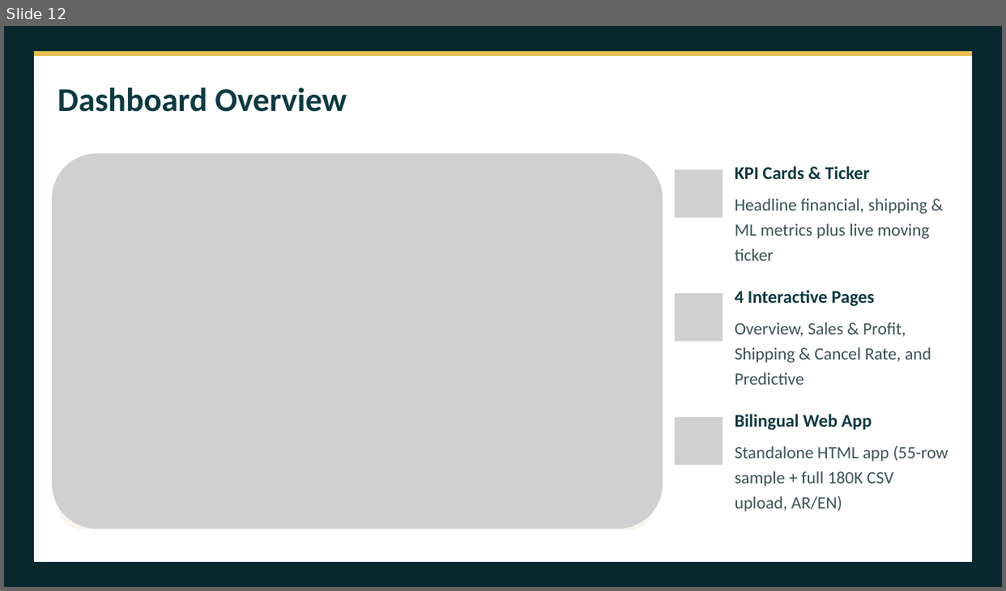
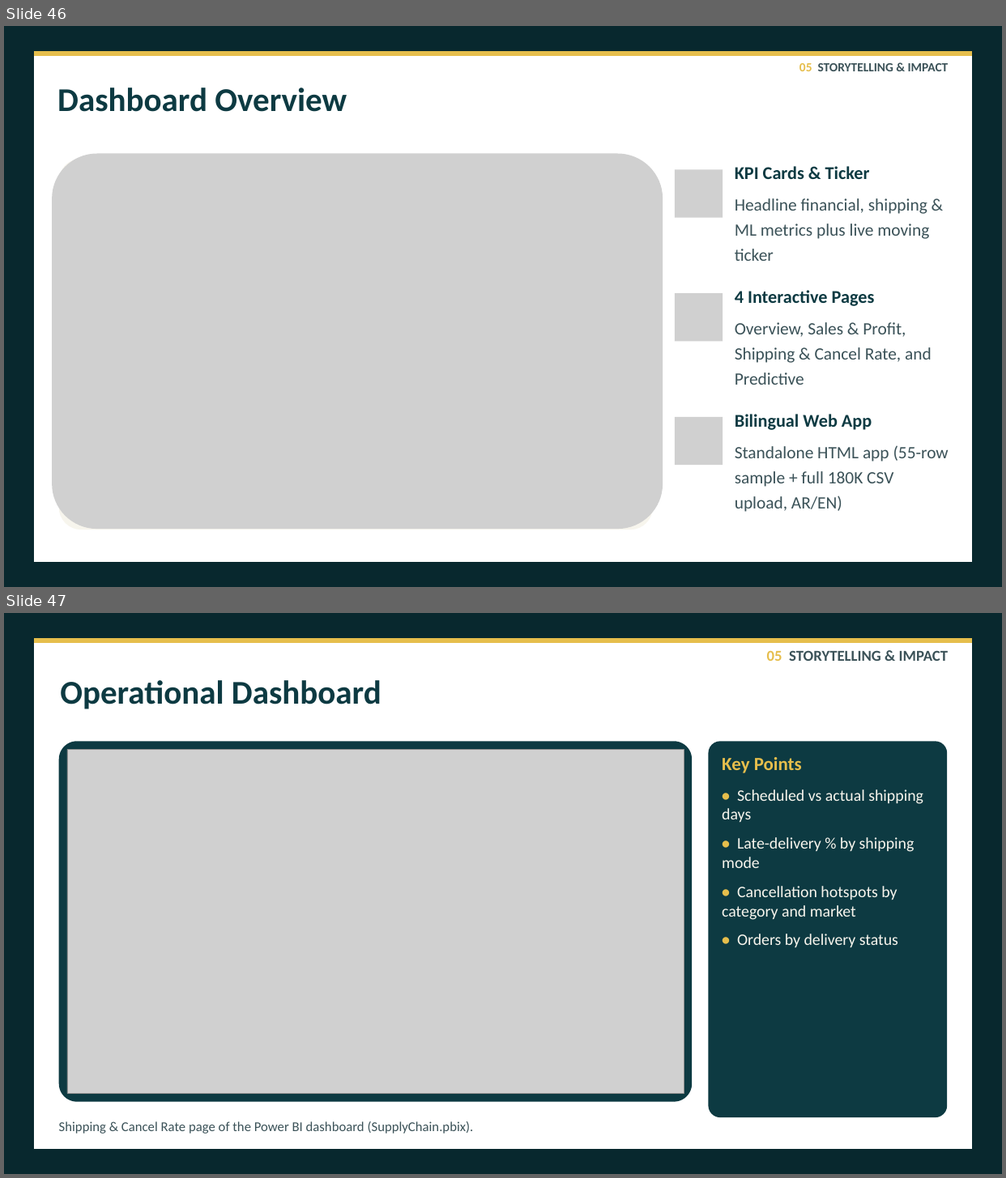
Before and after one commit to Team5-Depi/Supply-Chain-Dataset-Analysis-Final_Project, a slide deck: Presentation/Supply_Chain_Dataset_Analysis_Presentation.pptx. Shown one above the other, each under a label of ours: slide 12 before the commit, slides 46 and 47 after it. The pictures are 1006x591 and 1006x1178 pixels, drawn with LibreOffice and Linux fonts; fonts in the diff are those of the drawing; grey boxes stand for pictures. Boxes give left, top, right and bottom in pixels: in the first picture for what was removed or moved away, otherwise in the second. Text is boxed around its words. In the diff, an @@ line names an element or a change of style, - is before the commit and + after.

```diff
--- a/Presentation/Supply_Chain_Dataset_Analysis_Presentation.pptx
+++ b/Presentation/Supply_Chain_Dataset_Analysis_Presentation.pptx
@@ slide 47 added at <box>4,613,1002,1174</box>, background #08282E @@
@@ freeform shape added at <box>34,638,972,1149</box>, fill #FFFFFF @@
@@ freeform shape added at <box>34,638,972,643</box>, fill #E6BE4C @@
@@ text added at <box>767,650,948,661</box>, 22 pt, text #3B5258, bold @@
+05 STORYTELLING & IMPACT
@@ text added at <box>60,680,381,709</box>, 48 pt, text #0D3A42, bold @@
+Operational Dashboard
@@ rounded rectangle added at <box>59,741,692,1102</box>, fill #0D3A42 @@
@@ picture added at <box>67,749,684,1093</box> @@
@@ rounded rectangle added at <box>708,741,947,1118</box>, fill #0D3A42 @@
@@ text added at <box>722,757,802,773</box>, 26.8 pt, text #E6BE4C, bold @@
+Key Points
@@ text added at <box>722,790,923,948</box>, 23.2 pt, text #F7F5ED @@
+• Scheduled vs actual shipping days
+• Late-delivery % by shipping mode
+• Cancellation hotspots by category and market
+• Orders by delivery status
@@ text added at <box>59,1122,474,1134</box>, 19.5 pt, text #3B5258 @@
+Shipping & Cancel Rate page of the Power BI dashboard (SupplyChain.pbix).
@@ what was slide 12 is now slide 46 @@
@@ slide 46 changed as well @@
@@ text added at <box>799,63,948,71</box>, 18 pt, text #3B5258, bold @@
+05 STORYTELLING & IMPACT
```
Also in this commit, not shown: 10 other slides changed, 45 other slides added, 4 slides removed, 2 other files.
